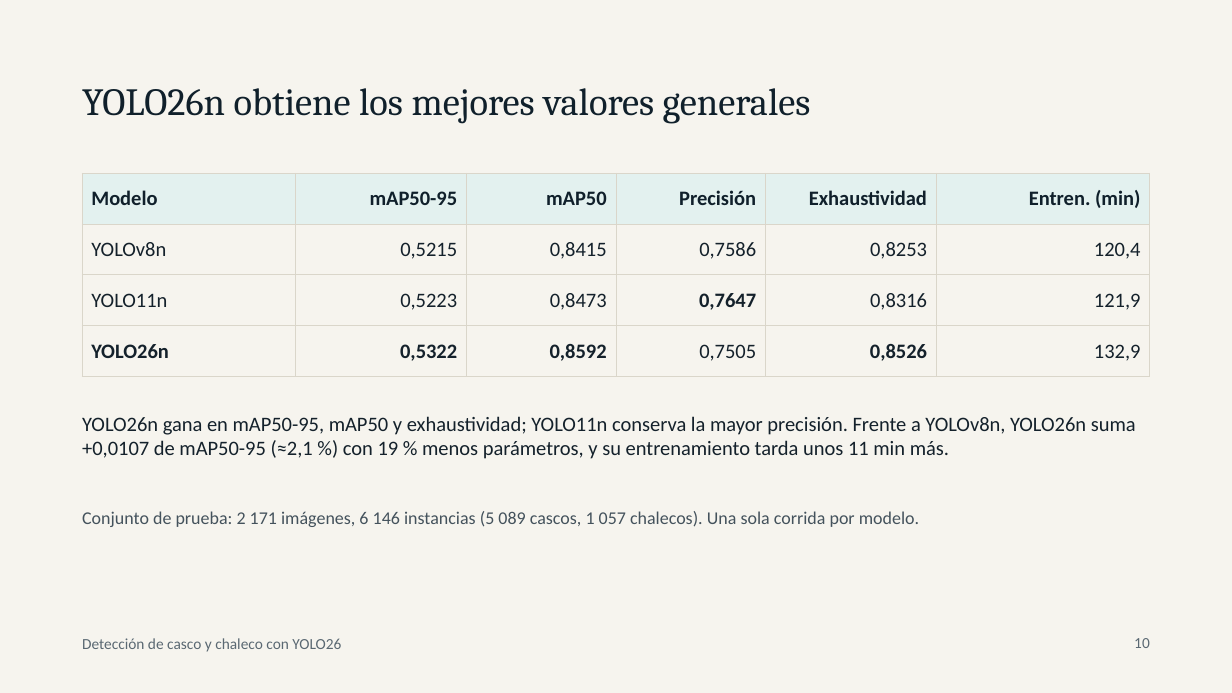
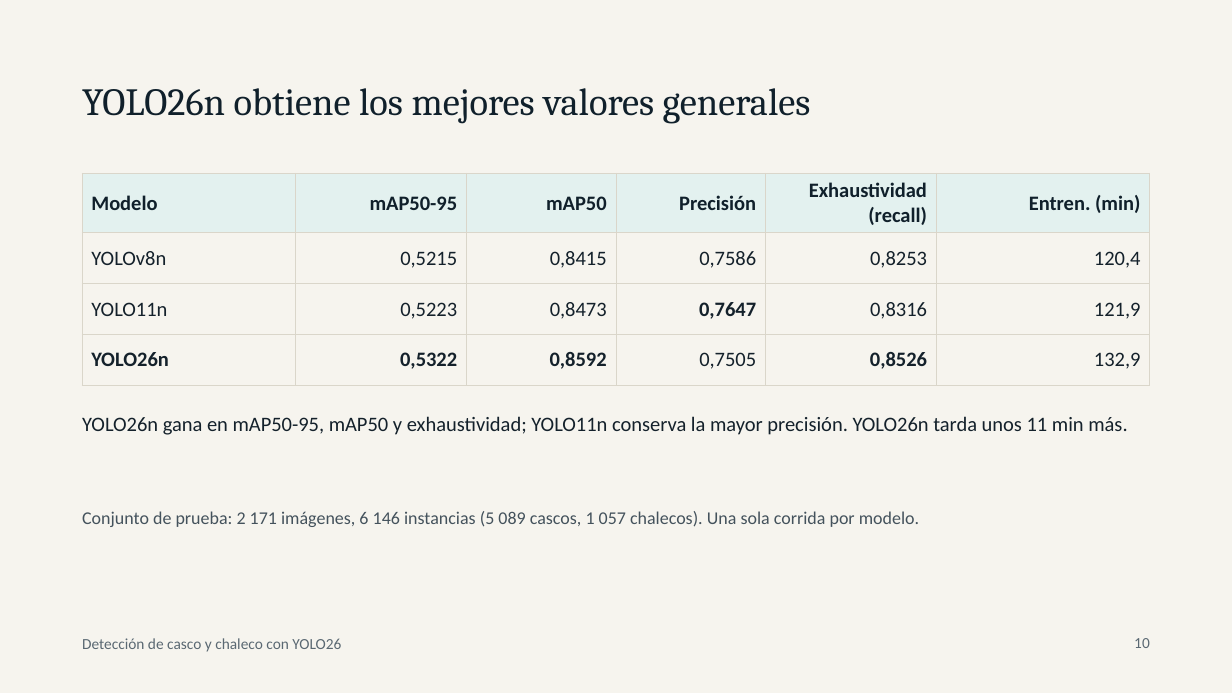
Before and after one commit to agajinformatica/Vision_por_computadora, a slide deck: slide 10 of TRABAJO GRUPAL/doc-borrador/Presentacion_Paper_EPP_YOLO26.pptx. Drawn at 1232x693 pixels with LibreOffice and Linux fonts; fonts in the diff are those of the drawing. Boxes give left, top, right and bottom in pixels: in the first picture for what was removed or moved away, otherwise in the second. Text is boxed around its words. In the diff, an @@ line names an element or a change of style, - is before the commit and + after.

```diff
--- a/TRABAJO GRUPAL/doc-borrador/Presentacion_Paper_EPP_YOLO26.pptx
+++ b/TRABAJO GRUPAL/doc-borrador/Presentacion_Paper_EPP_YOLO26.pptx
@@ table at (82, 174, 1151, 384) @@
-row 1, column 5: Exhaustividad
+row 1, column 5: Exhaustividad (recall)
@@ text at (82, 416, 1127, 435): text changed @@
-YOLO26n gana en mAP50-95, mAP50 y exhaustividad; YOLO11n conserva la mayor precisión. Frente a YOLOv8n, YOLO26n suma +0,0107 de mAP50-95 (≈2,1 %) con 19 % menos parámetros, y su entrenamiento tarda unos 11 min más.
+YOLO26n gana en mAP50-95, mAP50 y exhaustividad; YOLO11n conserva la mayor precisión. YOLO26n tarda unos 11 min más.
```
Also in this commit, not shown: 7 other slides changed, 1 slide removed.
